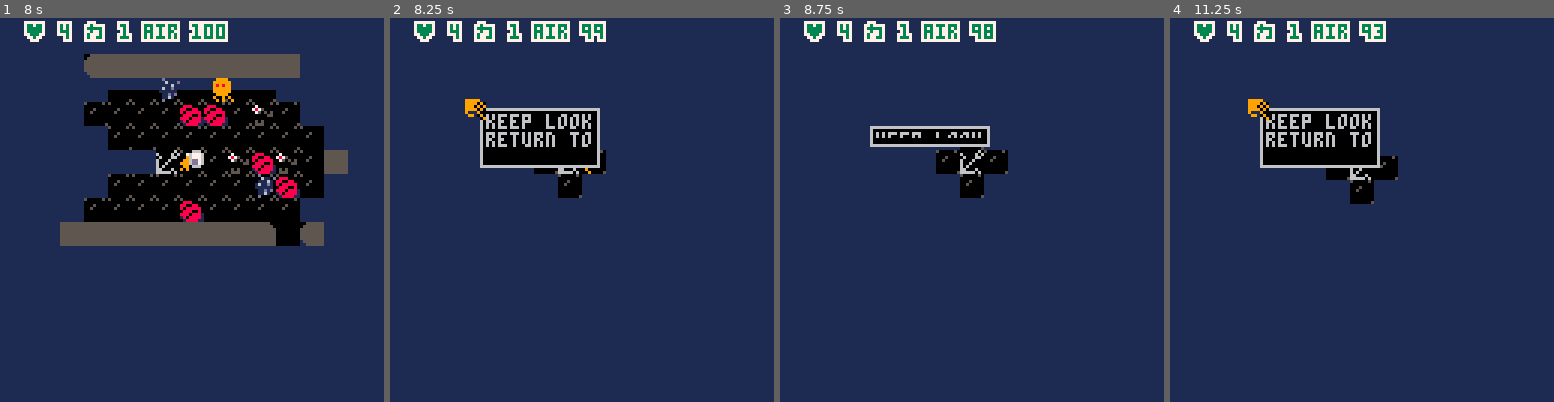
Above: before the commit, frames 1-4 (left to right).
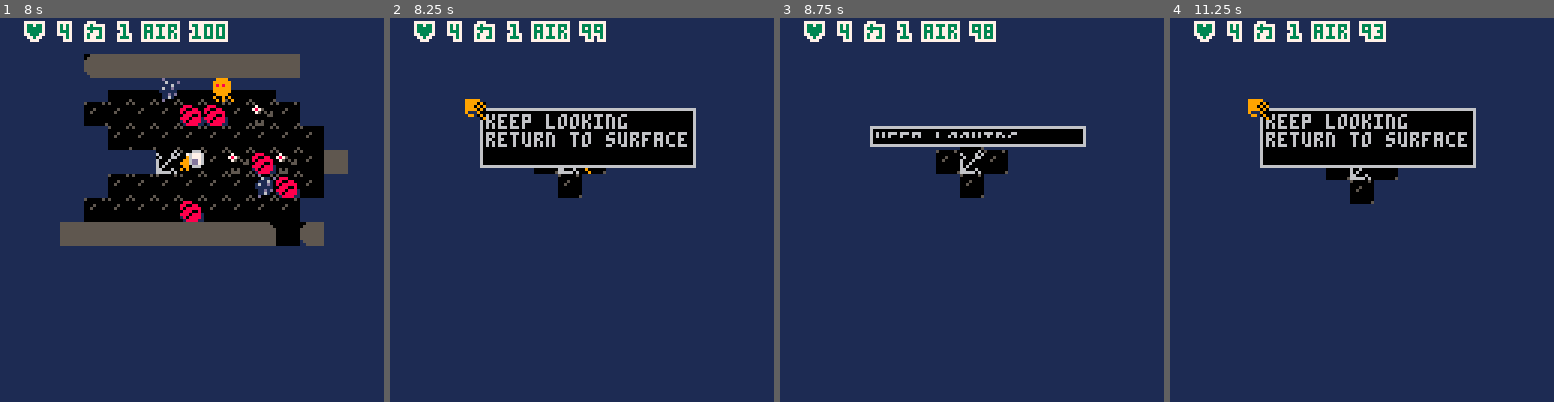
Above: after the commit, the same moments.

Repository: chebastian/picoabyss
Game: PICO-8 cartridge rouge.p8
Two runs of this game, one before a commit and one after it. Both use one fixed random seed, a clock stepped at 60 frames per second and the inputs below.
Inputs:
- Up to frame 1 (8 s): tap X (X key) at 0.33, 1.07, 1.85, 2.97, 4.08, 5.2, 6.32, 7.43 s; tap O (Z key) at 0.7, 1.7, 2.1, 2.5, 2.9, 3.3, 3.7, 4.1, 4.5, 4.9, 5.3, 5.7, 6.1, 6.5, 6.9, 7.3, 7.7 s; hold Right 1.6-2.1 s; hold Up 2.15-2.42 s; hold Right 2.47-3.03 s; hold Left 3.08-3.58 s; hold Down 3.63-3.97 s; hold Right 4.02-4.68 s; hold Up 4.73-5.03 s; hold Left 5.08-5.68 s; hold Down 5.73-6.03 s; hold Right 6.08-6.58 s; hold Right 6.63-7.13 s; hold Up 7.18-7.45 s; hold Right from 7.5 s (still down)
- Up to frame 2 (8.25 s): release Right at 8.07 s; tap O (Z key) at 8.1 s; hold Left from 8.12 s (still down)
- Up to frame 3 (8.75 s): tap O (Z key) at 8.5 s; tap X (X key) at 8.55 s; release Left at 8.62 s; hold Down from 8.67 s (still down)
- Up to frame 4 (11.25 s): tap O (Z key) every 0.4 s from 8.9 to 10.9 s; release Down at 9 s; hold Right 9.05-9.72 s; tap X (X key) at 9.67, 10.78 s; hold Up 9.77-10.07 s; hold Left 10.12-10.72 s; hold Down 10.77-11.07 s; hold Right from 11.12 s (still down)

Frame 1 is identical in both runs. In frame 2, 3.9% of the frame differs, in the area x 53-80%, y 23-40%; in frame 3, 1.4%; in frame 4, 3.9%.

Commit message:
correct win width

Diff:
--- a/ui.lua
+++ b/ui.lua
@@ -1,7 +1,13 @@
 -- ui
 
+-- set w to 0 for auto width
 function add_win(x,y,w,h,txt)
- local win = {x=x,y=y,w=w,h=h,txt=txt}
+   local mw = 0
+   for choice in all(txt) do
+      mw = max(#choice, mw)
+   end
+   local ww = w == 0 and (mw+1) * 4 or w
+ local win = {x=x,y=y,w=ww,h=h,txt=txt}
  win.upd = win_noop
  add(_wnd,win)
  push_upd(upd_win)
@@ -11,9 +17,8 @@
 function win_noop(win)
 end
 
-
 function add_menu(choices, upd, on_sel)
-   local win = add_win(30,30,40,10*#choices,choices)
+   local win = add_win(30,30,0,10*#choices,choices)
    win.upd = upd
    win.on_sel = on_sel
    win.sel = 1
